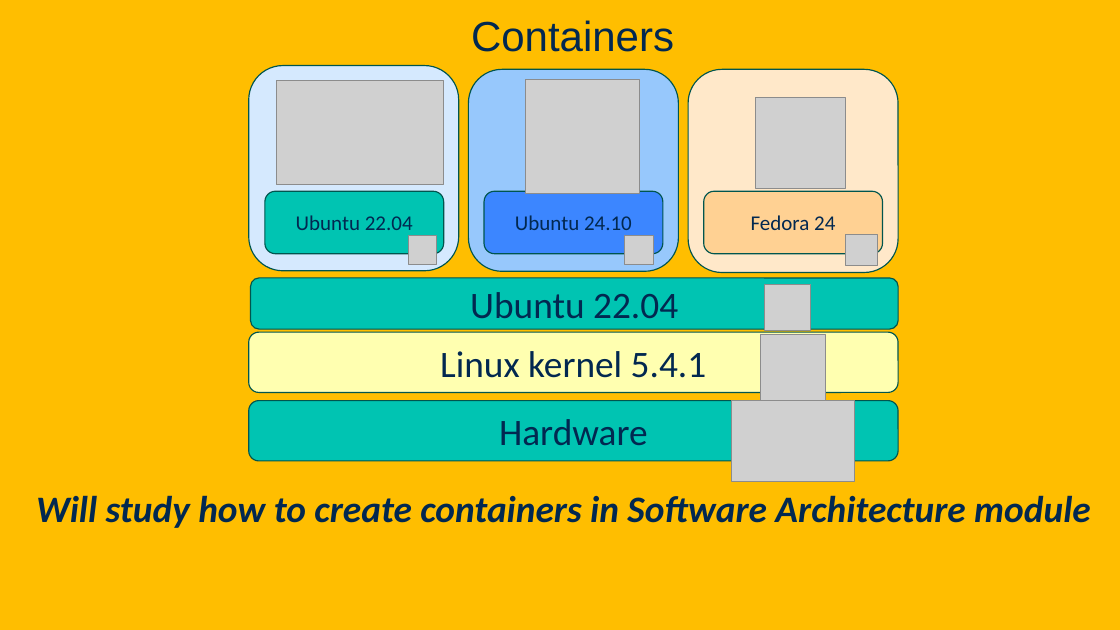
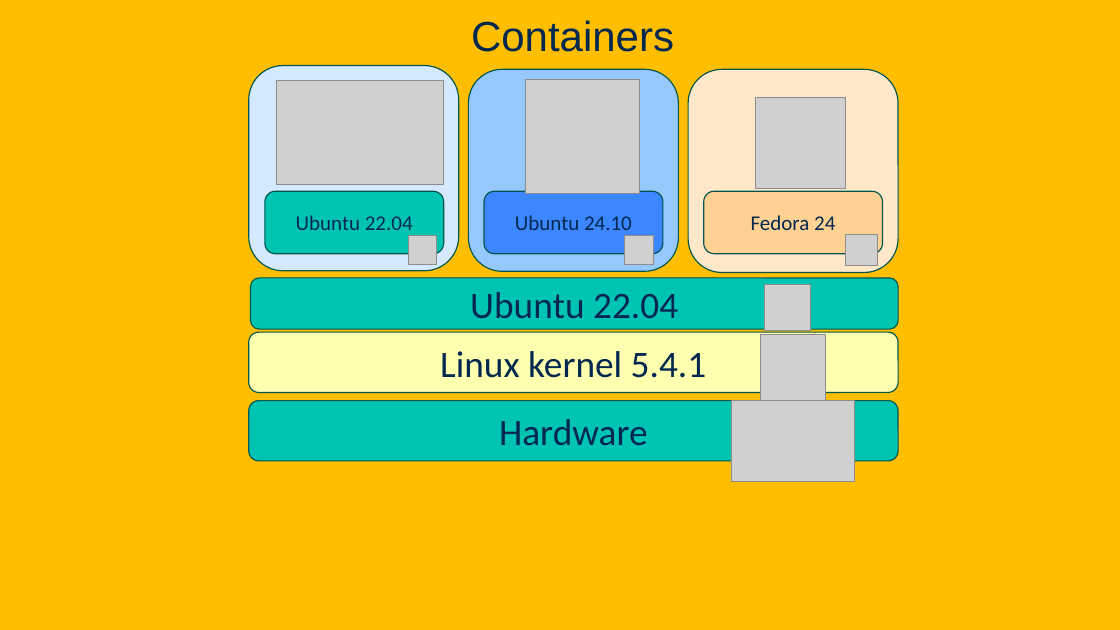
Before and after one commit to davsec-teaching/ecs160-f25, a slide deck: slide 16 of slides/4_unit_testing_mocking_frameworks_CI.pptx. Drawn at 1120x630 pixels with LibreOffice and Linux fonts; fonts in the diff are those of the drawing; grey boxes stand for pictures; background and template pictures are left out. Boxes give left, top, right and bottom in pixels: in the first picture for what was removed or moved away, otherwise in the second. Text is boxed around its words. In the diff, an @@ line names an element or a change of style, - is before the commit and + after.

```diff
--- a/slides/4_unit_testing_mocking_frameworks_CI.pptx
+++ b/slides/4_unit_testing_mocking_frameworks_CI.pptx
@@ text removed at (x1=36, y1=495, x2=1091, y2=528) @@
-Will study how to create containers in Software Architecture module
```
Also in this commit, not shown: 1 other slide changed, 3 slides added, 2 other files.
